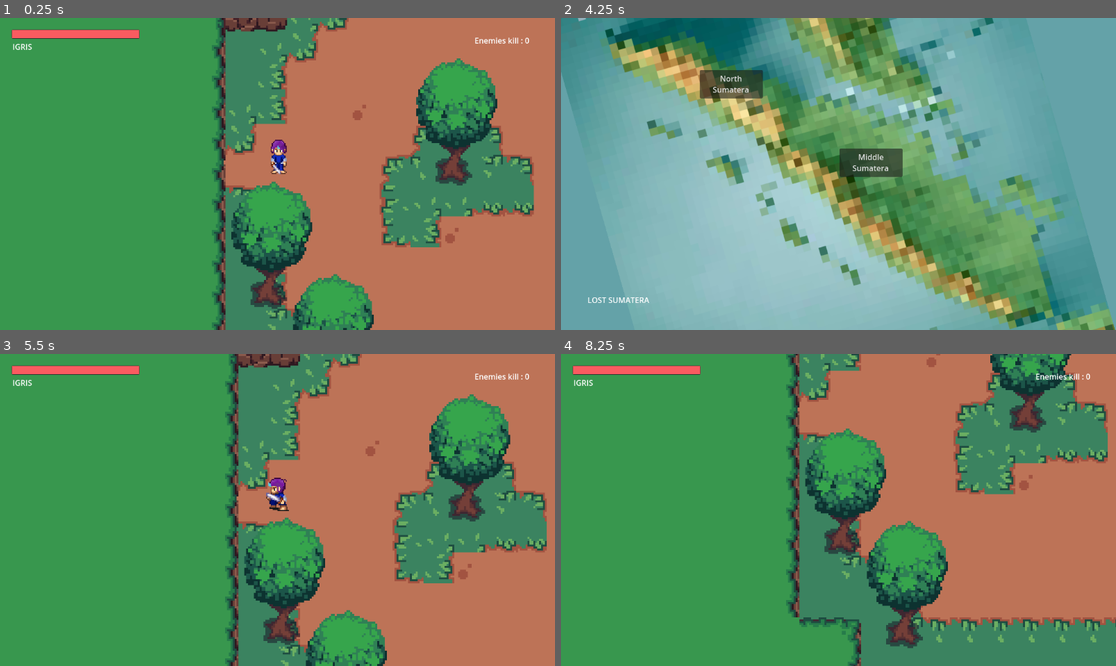
Above: before the commit, frames 1-4 (two rows, left to right).
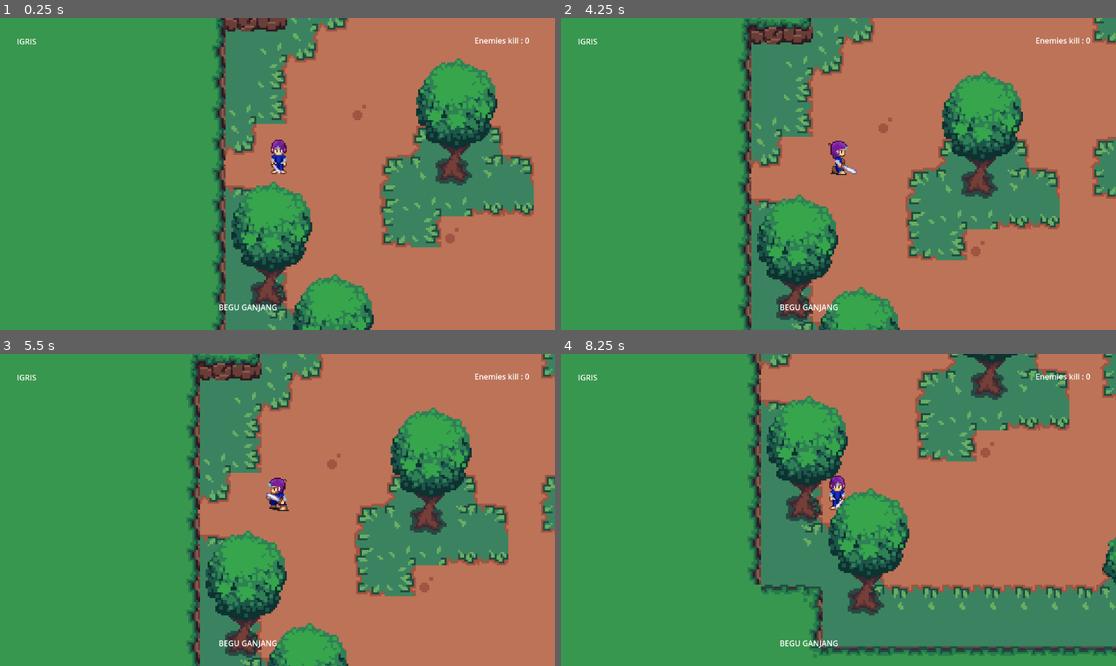
Above: after the commit, the same moments.

Repository: TekgameHorizon/TRACE
Game: Godot game, scene res://Scenes/Level_Scenes/level_1.tscn
Two runs of this game, one before a commit and one after it. Both use one fixed random seed, a clock stepped at 60 frames per second and the inputs below. This scene is started directly instead of the project's main scene.
Inputs (mouse positions are in pixels of both pictures, inside the frame that each line leads up to):
- Up to frame 1 (0.25 s): no input
- Up to frame 2 (4.25 s): tap J (attack) at 0.6, 1.55, 2.3, 3.05, 3.8 s; tap S (Belakang) at 1.35 s; tap Space (Dash) at 2.1 s; tap Enter at 2.75 s; tap W (Depan) at 2.85 s; hold D (Kanan) from 3.53 s (still down); tap Escape (ui_cancel) at 4.15 s
- Up to frame 3 (5.5 s): release D (Kanan) at 4.25 s; click (172, 419) at 4.25 s, where only the run before the commit has a clickable "North Sumatera"; tap A (Kiri) at 5.1 s; tap J (attack) at 5.3 s
- Up to frame 4 (8.25 s): tap J (attack) at 5.85, 6.6, 7.55 s; hold S (Belakang) 7.28-8.03 s; tap Space (Dash) at 8.1 s

The runs differ from the first frame. In frame 1, 0.9% of the frame differs, in the area x 2-50%, y 3-95%; in frame 2, 98%, in the area x 0-100%, y 0-100%; in frame 3, 29%; in frame 4, 33%.
Error after the commit: Attempt to call function 'init_health' in base 'null instance' on a null instance. (res://Scripts/Char_Scripts/player.gd:26)

Commit message:
up my branch

Diff:
--- a/Scenes/Character_Scenes/Player/PlayerSword.tscn
+++ b/Scenes/Character_Scenes/Player/PlayerSword.tscn
@@ -13,6 +13,10 @@
 
 [sub_resource type="CircleShape2D" id="CircleShape2D_8mo4a"]
 radius = 4.79736
+
+[sub_resource type="SystemFont" id="SystemFont_jv4ga"]
+font_names = PackedStringArray("Aceh")
+subpixel_positioning = 0
 
 [node name="PlayerSword" type="CharacterBody2D"]
 collision_layer = 3
@@ -57,16 +61,17 @@
 [node name="CanvasLayer" type="CanvasLayer" parent="."]
 
 [node name="HealthBar" parent="CanvasLayer" instance=ExtResource("4_4slos")]
-offset_left = 25.0
+offset_left = 36.0
 offset_top = 25.0
-offset_right = 289.0
-offset_bottom = 42.0
+offset_right = 275.0
+offset_bottom = 29.0
 
 [node name="Label" type="Label" parent="CanvasLayer"]
-offset_left = 26.0
-offset_top = 48.0
-offset_right = 67.0
-offset_bottom = 71.0
+offset_left = 35.0
+offset_top = 37.0
+offset_right = 76.0
+offset_bottom = 60.0
+theme_override_fonts/font = SubResource("SystemFont_jv4ga")
 text = "IGRIS"
 
 [node name="Label2" type="Label" parent="CanvasLayer"]
--- a/Scenes/Character_Scenes/healthBar/healthBar.tscn
+++ b/Scenes/Character_Scenes/healthBar/healthBar.tscn
@@ -1,6 +1,7 @@
-[gd_scene load_steps=6 format=3 uid="uid://dv4eoxn41kg84"]
+[gd_scene load_steps=8 format=3 uid="uid://dv4eoxn41kg84"]
 
 [ext_resource type="Script" path="res://Scenes/Character_Scenes/healthBar/health_bar.gd" id="1_q6b8g"]
+[ext_resource type="Texture2D" path="res://Asset/Menu/button/hp.png" id="2_m5r2i"]
 
 [sub_resource type="StyleBoxEmpty" id="StyleBoxEmpty_b7hrx"]
 
@@ -22,6 +23,9 @@
 
 [sub_resource type="StyleBoxFlat" id="StyleBoxFlat_kea2m"]
 bg_color = Color(1, 1, 1, 1)
+
+[sub_resource type="StyleBoxTexture" id="StyleBoxTexture_mbu5y"]
+texture = ExtResource("2_m5r2i")
 
 [node name="HealthBar" type="ProgressBar"]
 z_index = 1
@@ -50,4 +54,13 @@
 wait_time = 0.5
 one_shot = true
 
+[node name="outline" type="Panel" parent="."]
+z_index = -3
+layout_mode = 0
+offset_left = -4.0
+offset_top = -5.0
+offset_right = 244.0
+offset_bottom = 9.0
+theme_override_styles/panel = SubResource("StyleBoxTexture_mbu5y")
+
 [connection signal="timeout" from="Timer" to="." method="_on_timer_timeout"]
--- a/Scenes/Level 1/BeguGanjar.tscn
+++ b/Scenes/Level 1/BeguGanjar.tscn
@@ -15,6 +15,9 @@
 [sub_resource type="CapsuleShape2D" id="CapsuleShape2D_2qltn"]
 radius = 22.0
 height = 104.0
+
+[sub_resource type="SystemFont" id="SystemFont_l53yw"]
+font_names = PackedStringArray("Aceh")
 
 [node name="BeguBanjar" type="CharacterBody2D"]
 collision_layer = 3
@@ -66,9 +69,10 @@
 [node name="Label" type="Label" parent="CanvasLayer"]
 anchors_preset = -1
 anchor_left = 0.394097
-anchor_top = 0.899691
+anchor_top = 0.908951
 anchor_right = 0.5
-anchor_bottom = 0.935185
+anchor_bottom = 0.944445
+theme_override_fonts/font = SubResource("SystemFont_l53yw")
 text = "BEGU GANJANG"
 metadata/_edit_use_anchors_ = true
 
--- a/Scenes/Level_Scenes/level_1.tscn
+++ b/Scenes/Level_Scenes/level_1.tscn
@@ -1,8 +1,9 @@
-[gd_scene load_steps=14 format=4 uid="uid://drg5lquf8sbko"]
+[gd_scene load_steps=15 format=4 uid="uid://drg5lquf8sbko"]
 
 [ext_resource type="Script" path="res://Scenes/Level_Scenes/level_1.gd" id="1_rnf8h"]
 [ext_resource type="Texture2D" uid="uid://dk0bvqycwadpv" path="res://Asset/Level/Level 1/Tileset/spr_grass_tileset.png" id="1_slydy"]
 [ext_resource type="PackedScene" uid="uid://4hqdh8geo27w" path="res://Scenes/Character_Scenes/Player/PlayerSword.tscn" id="2_b3kju"]
+[ext_resource type="AudioStream" uid="uid://diaauv6mm77na" path="res://Audio/Music/Town/Town_1.wav" id="2_o77a7"]
 [ext_resource type="PackedScene" uid="uid://btkdfeb104mc5" path="res://Scenes/Level 1/BunekaKayu.tscn" id="3_t1xbv"]
 [ext_resource type="PackedScene" uid="uid://dws633rjxqvui" path="res://Scenes/Level 1/BeguGanjar.tscn" id="4_7d204"]
 
@@ -331,6 +332,12 @@
 [node name="level_1" type="Node2D"]
 script = ExtResource("1_rnf8h")
 
+[node name="AudioStreamPlayer" type="AudioStreamPlayer" parent="."]
+stream = ExtResource("2_o77a7")
+volume_db = -12.0
+autoplay = true
+bus = &"Music"
+
 [node name="GROUND" type="TileMapLayer" parent="."]
 tile_map_data = PackedByteArray("AAD8//z/AAAHAAkAAAD8//3/AAAHAAgAAAD8//7/AAAHAAkAAAD8////AAAHAAkAAAD8/wAAAAAHAAkAAAD8/w …(52864 unchanged characters)…
 tile_set = SubResource("TileSet_eb5b1")
--- a/Scenes/Menu_Scenes/HomeMenu.tscn
+++ b/Scenes/Menu_Scenes/HomeMenu.tscn
@@ -1,10 +1,16 @@
-[gd_scene load_steps=9 format=3 uid="uid://46d7q2rw5m1y"]
+[gd_scene load_steps=21 format=3 uid="uid://46d7q2rw5m1y"]
 
 [ext_resource type="Script" path="res://Scripts/Menu/home_menu.gd" id="1_2q47n"]
 [ext_resource type="AudioStream" uid="uid://cuvbpa6rb5pj4" path="res://Audio/Music/OverWorld/OverWorld_1.wav" id="2_ep8ru"]
 [ext_resource type="Texture2D" uid="uid://bq38s42ja2w5q" path="res://Asset/Menu/wallpaper.png" id="2_tdj4g"]
 [ext_resource type="Texture2D" uid="uid://cxkolk1rp1ja" path="res://Asset/Menu/judul.png" id="4_25dva"]
 [ext_resource type="Texture2D" uid="uid://ehgiwuks30b1" path="res://Asset/Menu/Horizone.png" id="5_qf1pw"]
+[ext_resource type="Texture2D" path="res://Asset/Menu/button/start 2.png" id="6_its6g"]
+[ext_resource type="Texture2D" path="res://Asset/Menu/button/start 3.png" id="7_x1sgf"]
+[ext_resource type="Texture2D" path="res://Asset/Menu/button/start button.png" id="8_w0y06"]
+[ext_resource type="Texture2D" path="res://Asset/Menu/button/quit 2.png" id="9_8ah5a"]
+[ext_resource type="Texture2D" path="res://Asset/Menu/button/quit 1.png" id="9_vmnoo"]
+[ext_resource type="Texture2D" path="res://Asset/Menu/button/quit 3.png" id="10_4q7e5"]
 
 [sub_resource type="StyleBoxTexture" id="StyleBoxTexture_br1g7"]
 texture = ExtResource("2_tdj4g")
@@ -14,6 +20,24 @@
 
 [sub_resource type="StyleBoxTexture" id="StyleBoxTexture_6tv8g"]
 texture = ExtResource("5_qf1pw")
+
+[sub_resource type="StyleBoxTexture" id="StyleBoxTexture_02kxe"]
+texture = ExtResource("6_its6g")
+
+[sub_resource type="StyleBoxTexture" id="StyleBoxTexture_prn0y"]
+texture = ExtResource("7_x1sgf")
+
+[sub_resource type="StyleBoxTexture" id="StyleBoxTexture_v5irc"]
+texture = ExtResource("8_w0y06")
+
+[sub_resource type="StyleBoxTexture" id="StyleBoxTexture_qkqv3"]
+texture = ExtResource("9_8ah5a")
+
+[sub_resource type="StyleBoxTexture" id="StyleBoxTexture_b2e44"]
+texture = ExtResource("10_4q7e5")
+
+[sub_resource type="StyleBoxTexture" id="StyleBoxTexture_yjtru"]
+texture = ExtResource("9_vmnoo")
 
 [node name="MainMenu" type="Control"]
 layout_mode = 3
@@ -26,7 +50,6 @@
 
 [node name="AudioStreamPlayer" type="AudioStreamPlayer" parent="."]
 stream = ExtResource("2_ep8ru")
-volume_db = -12.0
 autoplay = true
 bus = &"Music"
 
@@ -59,25 +82,25 @@
 theme_override_styles/panel = SubResource("StyleBoxTexture_6tv8g")
 metadata/_edit_use_anchors_ = true
 
-[node name="VBoxContainer" type="VBoxContainer" parent="."]
-layout_mode = 1
-anchors_preset = 4
-anchor_top = 0.5
-anchor_bottom = 0.5
-offset_left = 75.0
-offset_top = -35.0
-offset_right = 444.0
-offset_bottom = 31.0
-grow_vertical = 2
-alignment = 1
+[node name="Start" type="Button" parent="."]
+layout_mode = 2
+offset_left = 116.0
+offset_top = 301.0
+offset_right = 398.0
+offset_bottom = 380.0
+theme_override_styles/hover = SubResource("StyleBoxTexture_02kxe")
+theme_override_styles/pressed = SubResource("StyleBoxTexture_prn0y")
+theme_override_styles/normal = SubResource("StyleBoxTexture_v5irc")
 
-[node name="Start" type="Button" parent="VBoxContainer"]
+[node name="EXIT" type="Button" parent="."]
 layout_mode = 2
-text = "START"
+offset_left = 117.0
+offset_top = 393.0
+offset_right = 395.0
+offset_bottom = 467.0
+theme_override_styles/hover = SubResource("StyleBoxTexture_qkqv3")
+theme_override_styles/pressed = SubResource("StyleBoxTexture_b2e44")
+theme_override_styles/normal = SubResource("StyleBoxTexture_yjtru")
 
-[node name="EXIT" type="Button" parent="VBoxContainer"]
-layout_mode = 2
-text = "EXIT"
-
-[connection signal="pressed" from="VBoxContainer/Start" to="." method="_on_start_pressed"]
-[connection signal="pressed" from="VBoxContainer/EXIT" to="." method="_on_exit_pressed"]
+[connection signal="pressed" from="Start" to="." method="_on_start_pressed"]
+[connection signal="pressed" from="EXIT" to="." method="_on_exit_pressed"]
--- a/Scenes/Menu_Scenes/game_over.tscn
+++ b/Scenes/Menu_Scenes/game_over.tscn
@@ -1,13 +1,14 @@
-[gd_scene load_steps=5 format=3 uid="uid://btbbdpg32ry1v"]
+[gd_scene load_steps=8 format=3 uid="uid://btbbdpg32ry1v"]
 
 [ext_resource type="Script" path="res://Scripts/Menu/game_over.gd" id="1_2dml4"]
 [ext_resource type="Texture2D" uid="uid://byd0861ovnw0l" path="res://Asset/Menu/Game_Over-removebg-preview.png" id="2_nd3xe"]
+[ext_resource type="AudioStream" uid="uid://xodxof8etqgo" path="res://Audio/Music/Boss/Boss_Fight_2.wav" id="3_skgm4"]
 
 [sub_resource type="StyleBoxFlat" id="StyleBoxFlat_hhr3v"]
-bg_color = Color(0.609982, 0.621114, 0.36565, 1)
+bg_color = Color(0.760637, 0.861197, 0.97485, 1)
 
 [sub_resource type="StyleBoxFlat" id="StyleBoxFlat_4us0g"]
-bg_color = Color(0.59658, 0.634605, 0.207683, 1)
+bg_color = Color(0.269505, 0.66595, 0.708427, 1)
 border_width_left = 5
 border_width_top = 5
 border_width_right = 5
@@ -16,6 +17,12 @@
 corner_radius_top_right = 15
 corner_radius_bottom_right = 15
 corner_radius_bottom_left = 15
+
+[sub_resource type="SystemFont" id="SystemFont_td31i"]
+font_names = PackedStringArray("Aceh")
+
+[sub_resource type="SystemFont" id="SystemFont_qpf44"]
+font_names = PackedStringArray("Aceh")
 
 [node name="Game_Over" type="Control"]
 layout_mode = 3
@@ -43,10 +50,10 @@
 anchor_top = 0.5
 anchor_right = 0.5
 anchor_bottom = 0.5
-offset_left = -152.0
-offset_top = -171.0
-offset_right = 253.0
-offset_bottom = 95.0
+offset_left = -202.5
+offset_top = -133.0
+offset_right = 202.5
+offset_bottom = 133.0
 grow_horizontal = 2
 grow_vertical = 2
 theme_override_styles/panel = SubResource("StyleBoxFlat_4us0g")
@@ -65,11 +72,20 @@
 
 [node name="BM2" type="Button" parent="CanvasLayer/PanelContainer/VBoxContainer/HBoxContainer"]
 layout_mode = 2
-text = "Back To MAP"
+size_flags_horizontal = 0
+theme_override_fonts/font = SubResource("SystemFont_td31i")
+text = "Back To Level"
 
 [node name="Exite" type="Button" parent="CanvasLayer/PanelContainer/VBoxContainer/HBoxContainer"]
 layout_mode = 2
+theme_override_fonts/font = SubResource("SystemFont_qpf44")
 text = "Back To Home"
+
+[node name="AudioStreamPlayer" type="AudioStreamPlayer" parent="."]
+stream = ExtResource("3_skgm4")
+volume_db = -12.0
+autoplay = true
+bus = &"Music"
 
 [connection signal="pressed" from="CanvasLayer/PanelContainer/VBoxContainer/HBoxContainer/BM2" to="." method="_on_bg_pressed"]
 [connection signal="pressed" from="CanvasLayer/PanelContainer/VBoxContainer/HBoxContainer/Exite" to="." method="_on_exite_pressed"]
--- a/Scenes/Menu_Scenes/level_select.tscn
+++ b/Scenes/Menu_Scenes/level_select.tscn
@@ -1,10 +1,24 @@
-[gd_scene load_steps=4 format=3 uid="uid://4k5ova2pytd"]
+[gd_scene load_steps=10 format=3 uid="uid://4k5ova2pytd"]
 
 [ext_resource type="Script" path="res://Scripts/Menu/level_select.gd" id="1_gstwj"]
 [ext_resource type="Texture2D" uid="uid://d2u5u2jixt0gk" path="res://Asset/Menu/map.png" id="2_qi7cu"]
+[ext_resource type="AudioStream" uid="uid://ghifb15ebsn7" path="res://Audio/Music/Town/Town_2.wav" id="3_05t7u"]
+[ext_resource type="Texture2D" path="res://Asset/Menu/button/back .png" id="3_pyfna"]
 
 [sub_resource type="StyleBoxTexture" id="StyleBoxTexture_7n4mj"]
 texture = ExtResource("2_qi7cu")
+
+[sub_resource type="SystemFont" id="SystemFont_48jxj"]
+font_names = PackedStringArray("Agenor Neue")
+
+[sub_resource type="SystemFont" id="SystemFont_dksl0"]
+font_names = PackedStringArray("Agenor Neue")
+
+[sub_resource type="StyleBoxTexture" id="StyleBoxTexture_34cj4"]
+texture = ExtResource("3_pyfna")
+
+[sub_resource type="SystemFont" id="SystemFont_0rwp5"]
+font_names = PackedStringArray("Agenor Neue")
 
 [node name="level_select" type="Control"]
 layout_mode = 3
@@ -30,6 +44,7 @@
 offset_top = 108.0
 offset_right = 419.0
 offset_bottom = 167.0
+theme_override_fonts/font = SubResource("SystemFont_48jxj")
 text = "North
 Sumatera"
 
@@ -39,16 +54,35 @@
 offset_top = 271.0
 offset_right = 709.0
 offset_bottom = 330.0
+theme_override_fonts/font = SubResource("SystemFont_dksl0")
 text = "Middle
 Sumatera"
 
+[node name="back" type="Button" parent="."]
+layout_mode = 0
+offset_left = 955.0
+offset_top = 571.0
+offset_right = 1064.0
+offset_bottom = 623.0
+theme_override_styles/normal = SubResource("StyleBoxTexture_34cj4")
+
 [node name="RichTextLabel" type="RichTextLabel" parent="."]
 layout_mode = 0
-offset_left = 55.0
-offset_top = 574.0
-offset_right = 187.0
-offset_bottom = 600.0
+offset_left = 70.0
+offset_top = 556.0
+offset_right = 382.0
+offset_bottom = 611.0
+theme_override_fonts/normal_font = SubResource("SystemFont_0rwp5")
+theme_override_font_sizes/mono_font_size = 1
+theme_override_font_sizes/normal_font_size = 37
 text = "LOST SUMATERA"
+
+[node name="AudioStreamPlayer" type="AudioStreamPlayer" parent="."]
+stream = ExtResource("3_05t7u")
+volume_db = -12.0
+autoplay = true
+bus = &"Music"
 
 [connection signal="pressed" from="lv1" to="." method="_on_lv_1_pressed"]
 [connection signal="pressed" from="lv2" to="." method="_on_lv_2_pressed"]
+[connection signal="pressed" from="back" to="." method="_on_back_pressed"]
--- a/Scripts/Char_Scripts/BonekaKayu.gd
+++ b/Scripts/Char_Scripts/BonekaKayu.gd
@@ -1,5 +1,4 @@
 extends CharacterBody2D
-@onready var walk = $SFX/WalkSFX
 @onready var healthbar = $HealthBar
 
 var SPEED = 45
@@ -79,13 +78,10 @@
 func _on_detection_area_body_entered(body: Node2D) -> void:
 	player = body
 	player_chase = true
-	if !walk.playing:
-				walk.play()
 
 func _on_detection_area_body_exited(body: Node2D) -> void:
 	player = null
 	player_chase = false
-	walk.stop()
 
 func enemy():
 	pass
@@ -98,7 +94,7 @@
 		print("Enemy has been killed")
 		$AnimatedSprite2D.play("mati")
 		if player.has_method("tambah_darah"):  # Pastikan player memiliki metode decrease_health
-						player.tambah_darah(12)
+						player.tambah_darah(10)
 						player._on_score_updated(1)
 		call_deferred("queue_free")
 
--- a/Scripts/Char_Scripts/OrangBatak.gd
+++ b/Scripts/Char_Scripts/OrangBatak.gd
@@ -64,7 +64,7 @@
 			if bullet.global_position.distance_to(player.global_position) < 10:
 				bullet.visible = false  # Hilangkan peluru
 				if player.has_method("decrease_health"):
-					player.decrease_health(3)
+					player.decrease_health(4)
 
 				# Mulai animasi "Attack kanan" dan tunggu selama 2 detik
 				$AnimatedSprite2D.play("Attack kanan")
--- a/Scripts/Char_Scripts/kuntilanak.gd
+++ b/Scripts/Char_Scripts/kuntilanak.gd
@@ -39,7 +39,7 @@
 				if attack_timer >= 2.7:  # Setiap detik
 					attack_timer = 0  # Reset timer
 					if player.has_method("decrease_health"):  # Pastikan player memiliki metode decrease_health
-						player.decrease_health(3)  # Mengurangi darah pemain 5 per detik
+						player.decrease_health(4)  # Mengurangi darah pemain 5 per detik
 
 		else:
 			# Jika sudah cukup dekat dengan player, berhenti mengejar
@@ -95,7 +95,7 @@
 		enemy_health = 0
 		print("Enemy has been killed")
 		if player.has_method("tambah_darah"):  # Pastikan player memiliki metode decrease_health
-						player.tambah_darah(12)
+						player.tambah_darah(10)
 						player._on_score_updated(1)
 		queue_free()  # Hancurkan enemy jika darah habis
 
--- a/Scripts/Char_Scripts/kuntilanakkepala_3.gd
+++ b/Scripts/Char_Scripts/kuntilanakkepala_3.gd
@@ -38,10 +38,10 @@
 			# Mengurangi darah pemain setiap detik
 			if !is_attacking:
 				attack_timer += delta
-				if attack_timer >= 2.7:  # Setiap detik
+				if attack_timer >= 2.3:  # Setiap detik
 					attack_timer = 0  # Reset timer
 					if player.has_method("decrease_health"):  # Pastikan player memiliki metode decrease_health
-						player.decrease_health(5)  # Mengurangi darah pemain 5 per detik
+						player.decrease_health(15)  # Mengurangi darah pemain 5 per detik
 
 		else:
 			# Jika sudah cukup dekat dengan player, berhenti mengejar
--- a/Scripts/Char_Scripts/player.gd
+++ b/Scripts/Char_Scripts/player.gd
@@ -196,6 +196,7 @@
 		player_alive = false
 		health = 0
 		print("Player has been killed")
+		get_tree().change_scene_to_file("res://Scenes/Menu_Scenes/game_over.tscn")
 		self.queue_free()
 
 	healthbar.health = health
--- a/Scripts/Menu/home_menu.gd
+++ b/Scripts/Menu/home_menu.gd
@@ -1,8 +1,9 @@
 extends Control
+@onready var audio_stream_player: AudioStreamPlayer = $AudioStreamPlayer
 
 # Called when the node enters the scene tree for the first time.
 func _ready() -> void:
-	pass # Replace with function body.
+	audio_stream_player.play() # Replace with function body.
 
 # Called every frame. 'delta' is the elapsed time since the previous frame.
 func _process(delta: float) -> void:
--- a/Scripts/Menu/level_select.gd
+++ b/Scripts/Menu/level_select.gd
@@ -1,8 +1,9 @@
 extends Control
+@onready var audio_stream_player: AudioStreamPlayer = $AudioStreamPlayer
 
 # Called when the node enters the scene tree for the first time.
 func _ready() -> void:
-	pass # Replace with function body.
+	audio_stream_player.play()
 
 # Called every frame. 'delta' is the elapsed time since the previous frame.
 func _process(delta: float) -> void:
@@ -14,3 +15,6 @@
 
 func _on_lv_2_pressed() -> void:
 	get_tree().change_scene_to_file("res://Scenes/Level_Scenes/level_2.tscn")
+
+func _on_back_pressed() -> void:
+	get_tree().change_scene_to_file("res://Scenes/Menu_Scenes/HomeMenu.tscn") # Replace with function body.
Not shown: 1 places in Scenes/Character_Scenes/Player/PlayerSword.tscn that only renumber resources
Not shown: 1 places in Scenes/Level 1/BeguGanjar.tscn that only renumber resources
Not shown, changed: Scenes/Level_Scenes/level_2.tscn
